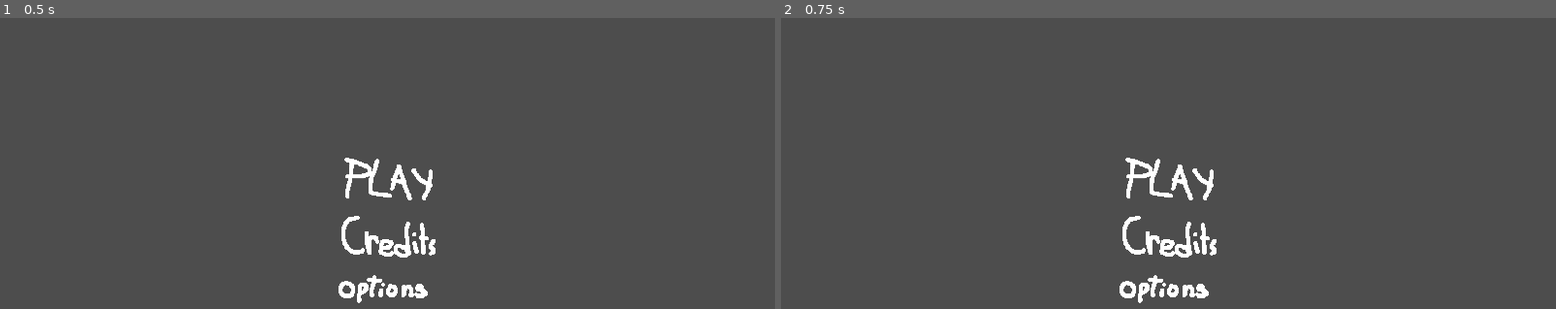
Above: before the commit, frames 1-2 (left to right).
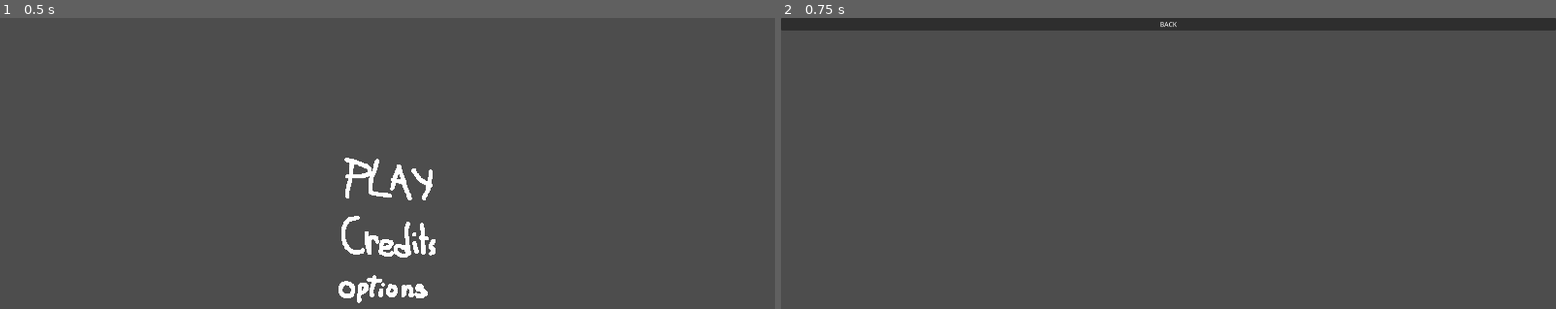
Above: after the commit, the same moments.

Repository: Quarticore/UntitledTomatoGame
Game: Godot game, scene res://scenes/main_menu.tscn
Two runs of this game, one before a commit and one after it. Both use one fixed random seed, a clock stepped at 60 frames per second and the inputs below. The project has no main scene, so this scene is started directly.
Inputs (mouse positions are in pixels of both pictures, inside the frame that each line leads up to):
- Up to frame 1 (0.5 s): no input
- Up to frame 2 (0.75 s): click (1168, 236) at 0.5 s

Frame 1 is identical in both runs. In frame 2, 5.7% of the frame differs, in the area x 0-100%, y 0-98%.

Commit message:
Add menu navigation and volume options

Diff:
--- /dev/null
+++ b/assets/scripts/credits_menu.gd
@@ -0,0 +1,8 @@
+extends Control
+
+var main_menu: PackedScene = load("res://scenes/main_menu.tscn")
+
+
+func _on_back_button_pressed() -> void:
+	get_tree().root.add_child(main_menu.instantiate())
+	queue_free()
--- /dev/null
+++ b/assets/scripts/game_settings.gd
@@ -0,0 +1,6 @@
+class_name GameSettings extends Resource
+
+@export var volume: float = 0.5:
+	set(value):
+		volume = value
+		emit_changed()
--- a/assets/scripts/main_menu.gd
+++ b/assets/scripts/main_menu.gd
@@ -1,13 +1,18 @@
 extends Control
+
+var credits: PackedScene = load("res://scenes/credits_menu.tscn")
+var options: PackedScene = load("res://scenes/options_menu.tscn")
 
 
 func _on_play_button_pressed() -> void:
-	print("Load the game scene!")
+	queue_free()
 
 
 func _on_credits_button_pressed() -> void:
-	pass # Replace with function body.
+	get_tree().root.add_child(credits.instantiate())
+	queue_free()
 
 
 func _on_options_button_pressed() -> void:
-	pass # Replace with function body.
+	get_tree().root.add_child(options.instantiate())
+	queue_free()
--- /dev/null
+++ b/assets/scripts/options_menu.gd
@@ -0,0 +1,26 @@
+extends Control
+
+
+@export var settings: GameSettings
+
+@onready var vol_slider: HSlider = $GridContainer/VolumeSlider
+@onready var vol_value: Label = $GridContainer/VolumeValue
+
+var main_menu: PackedScene = load("res://scenes/main_menu.tscn")
+
+
+# Called when the node enters the scene tree for the first time.
+func _ready() -> void:
+	settings.changed.connect(_on_settings_changed)
+
+
+func _on_settings_changed() -> void:
+	vol_value.text = "%.2f" % settings.volume
+
+
+func _on_volume_slider_value_changed(value: float) -> void:
+	settings.volume = value
+
+func _on_back_button_pressed() -> void:
+	get_tree().root.add_child(main_menu.instantiate())
+	queue_free()
--- /dev/null
+++ b/resources/label_settings/option_labels.tres
@@ -0,0 +1,4 @@
+[gd_resource type="LabelSettings" format=3 uid="uid://bgaxbsww5mxqt"]
+
+[resource]
+font_size = 34
--- /dev/null
+++ b/resources/label_settings/option_values.tres
@@ -0,0 +1,4 @@
+[gd_resource type="LabelSettings" format=3 uid="uid://6ollg0b4gj7y"]
+
+[resource]
+font_size = 20
--- /dev/null
+++ b/resources/settings_profile.tres
@@ -0,0 +1,7 @@
+[gd_resource type="Resource" script_class="GameSettings" load_steps=2 format=3 uid="uid://da1xoovnv3iao"]
+
+[ext_resource type="Script" path="res://assets/scripts/game_settings.gd" id="1_62lir"]
+
+[resource]
+script = ExtResource("1_62lir")
+volume = 0.5
--- /dev/null
+++ b/scenes/credits_menu.tscn
@@ -0,0 +1,26 @@
+[gd_scene load_steps=2 format=3 uid="uid://dy13hv0y0bp70"]
+
+[ext_resource type="Script" path="res://assets/scripts/credits_menu.gd" id="1_m2tlc"]
+
+[node name="CreditsMenu" type="Control"]
+layout_mode = 3
+anchors_preset = 15
+anchor_right = 1.0
+anchor_bottom = 1.0
+grow_horizontal = 2
+grow_vertical = 2
+script = ExtResource("1_m2tlc")
+
+[node name="VBoxContainer" type="VBoxContainer" parent="."]
+layout_mode = 1
+anchors_preset = 15
+anchor_right = 1.0
+anchor_bottom = 1.0
+grow_horizontal = 2
+grow_vertical = 2
+
+[node name="BackButton" type="Button" parent="VBoxContainer"]
+layout_mode = 2
+text = "BACK"
+
+[connection signal="pressed" from="VBoxContainer/BackButton" to="." method="_on_back_button_pressed"]
--- /dev/null
+++ b/scenes/options_menu.tscn
@@ -0,0 +1,65 @@
+[gd_scene load_steps=5 format=3 uid="uid://b7ce6hocruwgl"]
+
+[ext_resource type="Script" path="res://assets/scripts/options_menu.gd" id="1_x5gyv"]
+[ext_resource type="Resource" uid="uid://da1xoovnv3iao" path="res://resources/settings_profile.tres" id="2_e2sog"]
+[ext_resource type="LabelSettings" uid="uid://bgaxbsww5mxqt" path="res://resources/label_settings/option_labels.tres" id="2_p2n3p"]
+[ext_resource type="LabelSettings" uid="uid://6ollg0b4gj7y" path="res://resources/label_settings/option_values.tres" id="3_o0lpl"]
+
+[node name="OptionsMenu" type="Control"]
+layout_mode = 3
+anchors_preset = 15
+anchor_right = 1.0
+anchor_bottom = 1.0
+grow_horizontal = 2
+grow_vertical = 2
+script = ExtResource("1_x5gyv")
+settings = ExtResource("2_e2sog")
+
+[node name="VBoxContainer" type="VBoxContainer" parent="."]
+layout_mode = 1
+anchors_preset = 15
+anchor_right = 1.0
+anchor_bottom = 1.0
+grow_horizontal = 2
+grow_vertical = 2
+
+[node name="BackButton" type="Button" parent="VBoxContainer"]
+layout_mode = 2
+text = "BACK"
+
+[node name="GridContainer" type="GridContainer" parent="."]
+layout_mode = 1
+anchors_preset = 8
+anchor_left = 0.5
+anchor_top = 0.5
+anchor_right = 0.5
+anchor_bottom = 0.5
+offset_left = -480.0
+offset_top = -23.5
+offset_right = 480.0
+offset_bottom = 23.5
+grow_horizontal = 2
+grow_vertical = 2
+pivot_offset = Vector2(480, 0)
+columns = 3
+
+[node name="VolumeLabel" type="Label" parent="GridContainer"]
+layout_mode = 2
+text = "Volume:"
+label_settings = ExtResource("2_p2n3p")
+
+[node name="VolumeSlider" type="HSlider" parent="GridContainer"]
+layout_mode = 2
+size_flags_horizontal = 3
+size_flags_vertical = 4
+max_value = 1.0
+step = 0.01
+value = 0.5
+
+[node name="VolumeValue" type="Label" parent="GridContainer"]
+layout_mode = 2
+text = "0.50"
+label_settings = ExtResource("3_o0lpl")
+
+[connection signal="pressed" from="VBoxContainer/BackButton" to="." method="_on_back_button_pressed"]
+[connection signal="value_changed" from="GridContainer/VolumeSlider" to="." method="_on_volume_slider_value_changed"]
